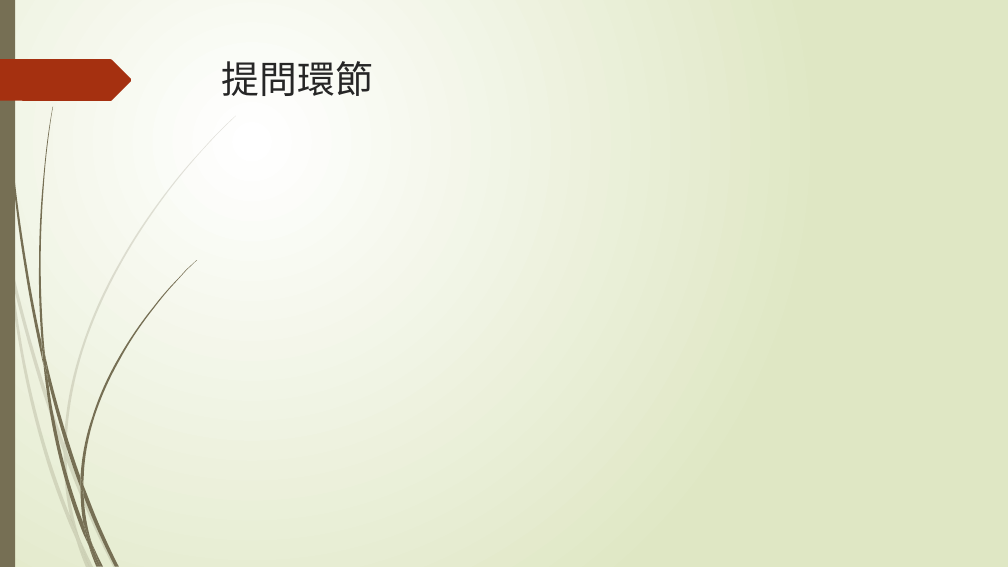
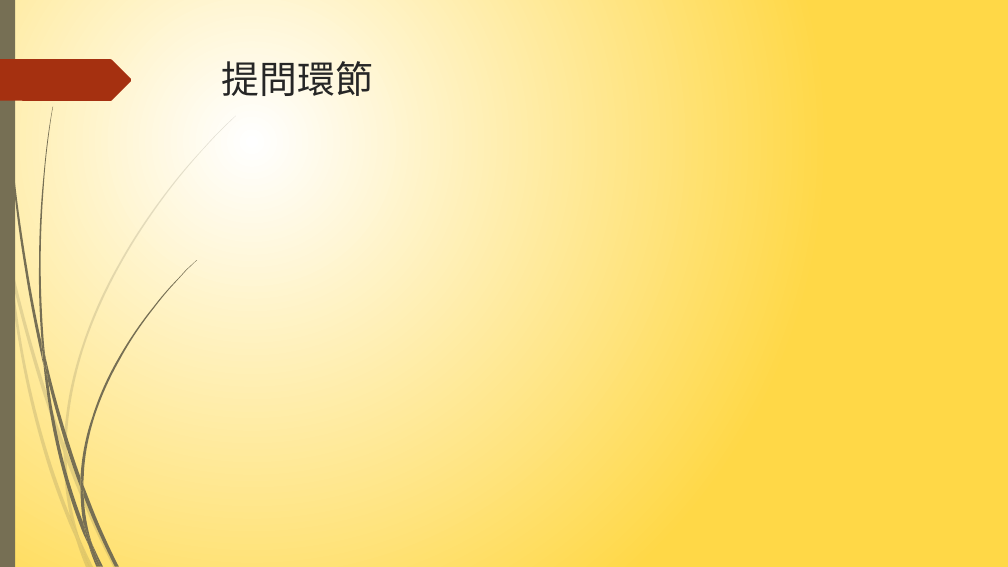
Before and after one commit to NIUWCSP/OTSM, a slide deck: slide 19 of report/以SDR實現OTSM通訊技術.pptx (slide 18 before the commit). Drawn at 1008x567 pixels with LibreOffice and Linux fonts; fonts in the diff are those of the drawing. Boxes give left, top, right and bottom in pixels: in the first picture for what was removed or moved away, otherwise in the second. Text is boxed around its words. In the diff, an @@ line names an element or a change of style, - is before the commit and + after.

```diff
--- a/report/以SDR實現OTSM通訊技術.pptx
+++ b/report/以SDR實現OTSM通訊技術.pptx
@@ background gradient #FFFFFF to #DFE8C4 to gradient #FFFFFF to #FFD847 @@
```
Also in this commit, not shown: 17 other slides changed, 1 slide added.
